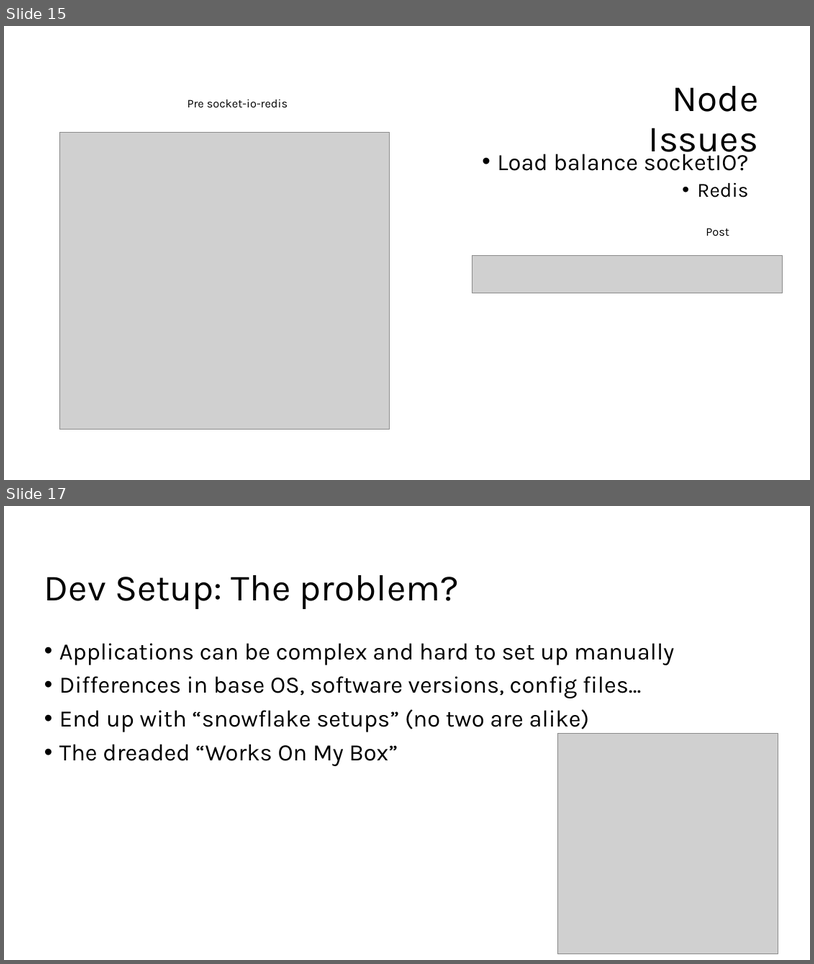
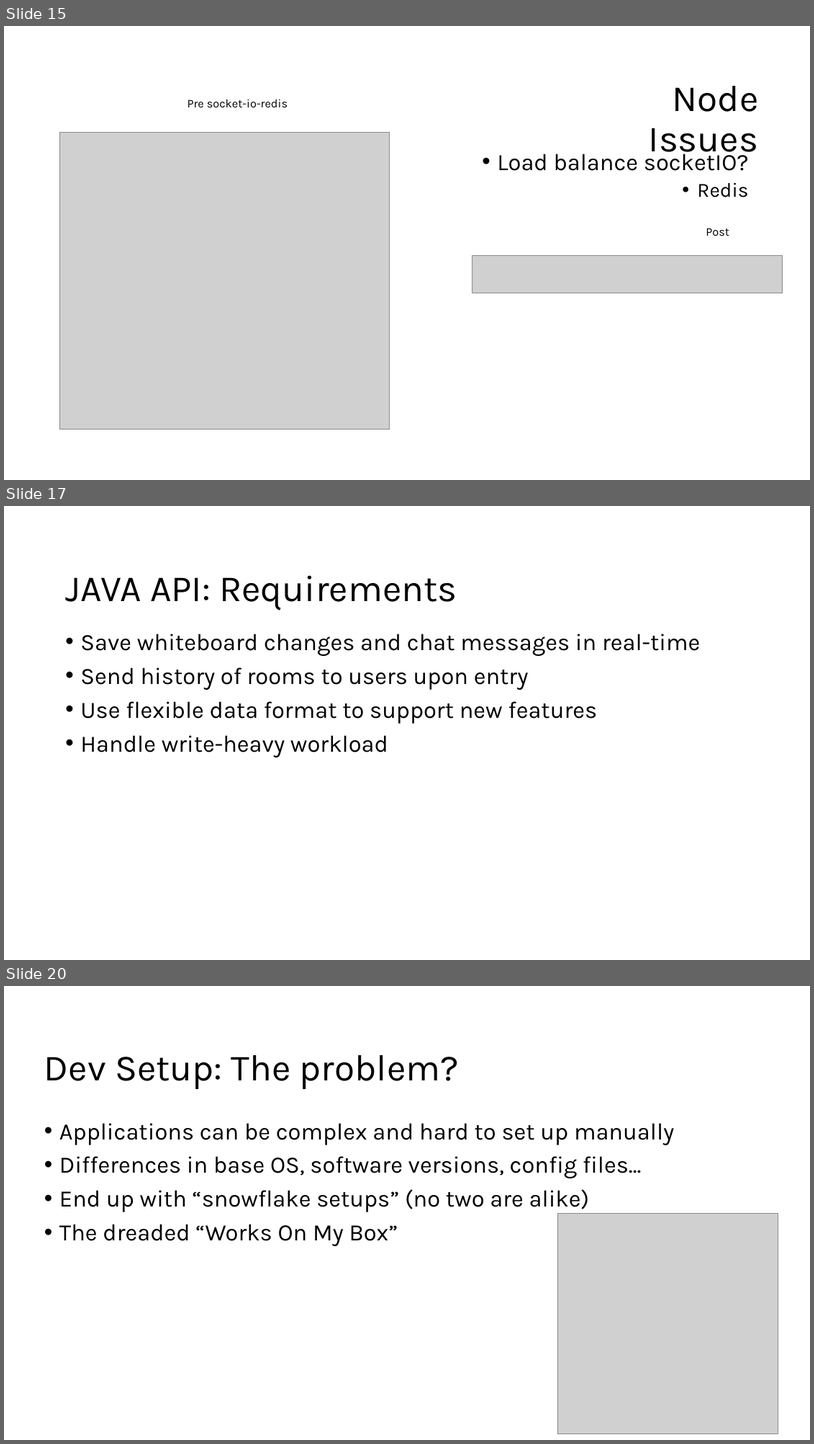
Before and after one commit to justin522/VirtualWhiteboard, a slide deck: Virtual Whiteboard.pptx. Shown one above the other, each under a label of ours: slides 15 and 17 before the commit, slides 15, 17 and 20 after it; the slides between them are not shown. The pictures are 814x964 and 814x1444 pixels, drawn with LibreOffice and Linux fonts; fonts in the diff are those of the drawing; grey boxes stand for pictures; background and template pictures are left out. Boxes give left, top, right and bottom in pixels: in the first picture for what was removed or moved away, otherwise in the second. Text is boxed around its words. In the diff, an @@ line names an element or a change of style, - is before the commit and + after.

```diff
--- a/Virtual Whiteboard.pptx
+++ b/Virtual Whiteboard.pptx
@@ slide 17 added at <box>4,506,810,960</box>, background #FFFFFF @@
@@ title added at <box>65,575,457,610</box>, 44 pt, text #000000 @@
+JAVA API: Requirements
@@ text added at <box>80,633,700,757</box>, 28 pt, text #000000 @@
+• Save whiteboard changes and chat messages in real-time
+• Send history of rooms to users upon entry
+• Use flexible data format to support new features
+• Handle write-heavy workload
@@ what was slide 17 is now slide 20 @@
```
Also in this commit, not shown: 8 slides changed, 2 other slides added, 1 other file.
